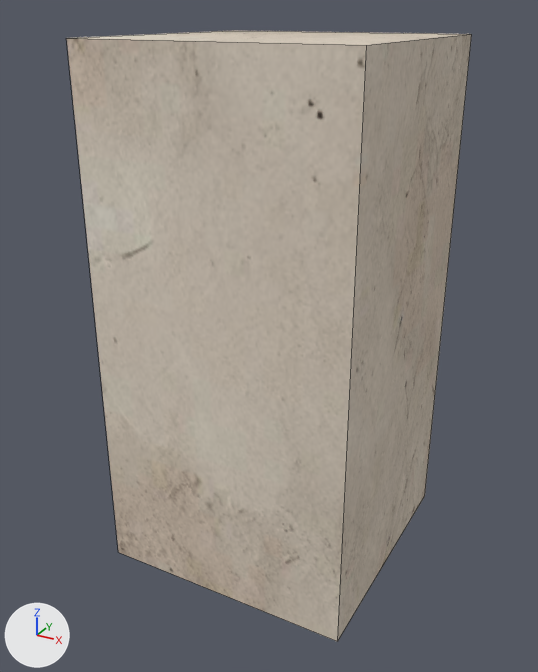
An edit to the FBX model モデル/FBX_to_CMO_2024/Assets/FBX/RockBlock.fbx, drawn before and after from the same camera.
One viewpoint serves both versions: a camera (50 mm lens) standing at (0.251, -0.478, 0.017) and looking at (-0.005, -0.011, -0.217). Lighting does not change. The marker at lower left points along +X, +Y and +Z. Mesh edges are drawn as thin lines. Where no turn or scale is listed for an object, it has been applied to the vertices.

Objects in the first picture: '立方体'.
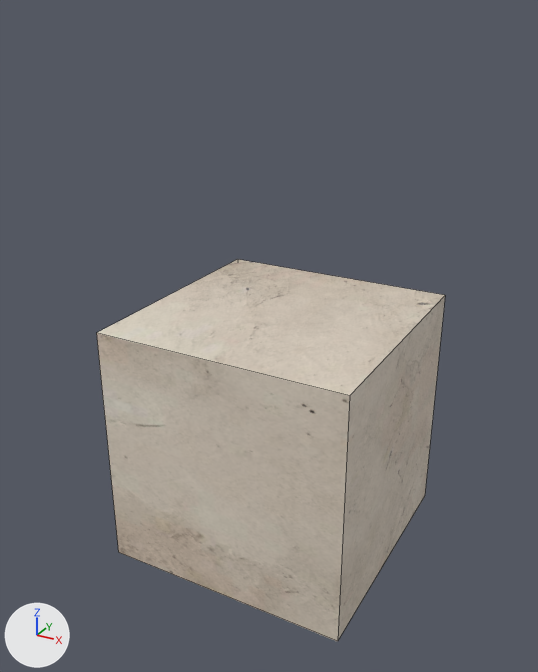
The newer file is also rescaled (x0.1), turned or shifted as a whole; pictures and numbers use the older file's frame.

Pixel boxes (x1, y1, x2, y2) of what changed, in the pictures (538 x 672 px):
'立方体', reshaped (14% narrower, 37% shorter): before (66, 30, 472, 642); after (96, 259, 445, 642)

What the commit changed:
Material 'Material' (mat_material) is new.
Its texture is img_stone_tex_jpg.
me_立方体 is used by ob_立方体; location (0.0, 0.0, -0.2).
me_立方体 had 8 vertices, 6 faces and spanned x -0.1..0.1, y -0.1..0.1, z -0.2..0.2.
me_立方体 no longer uses material mat_マテリアル (picture img_stone_tex_jpg).
me_立方体 now has 8 vertices, 6 faces and spans x -0.1..0.1, y -0.1..0.1, z -0.2..0.0.
Part 1, on me_立方体:
4 vertices are removed from x -0.1..0.1, y -0.1..0.1, z 0.2.
5 faces are deleted.
4 vertices are added at (0.1, 0.1, 0.0), (0.1, -0.1, 0.0), (-0.1, 0.1, 0.0), (-0.1, -0.1, 0.0).
5 new faces join them.
me_立方体 now uses material mat_material (picture img_stone_tex_jpg).
